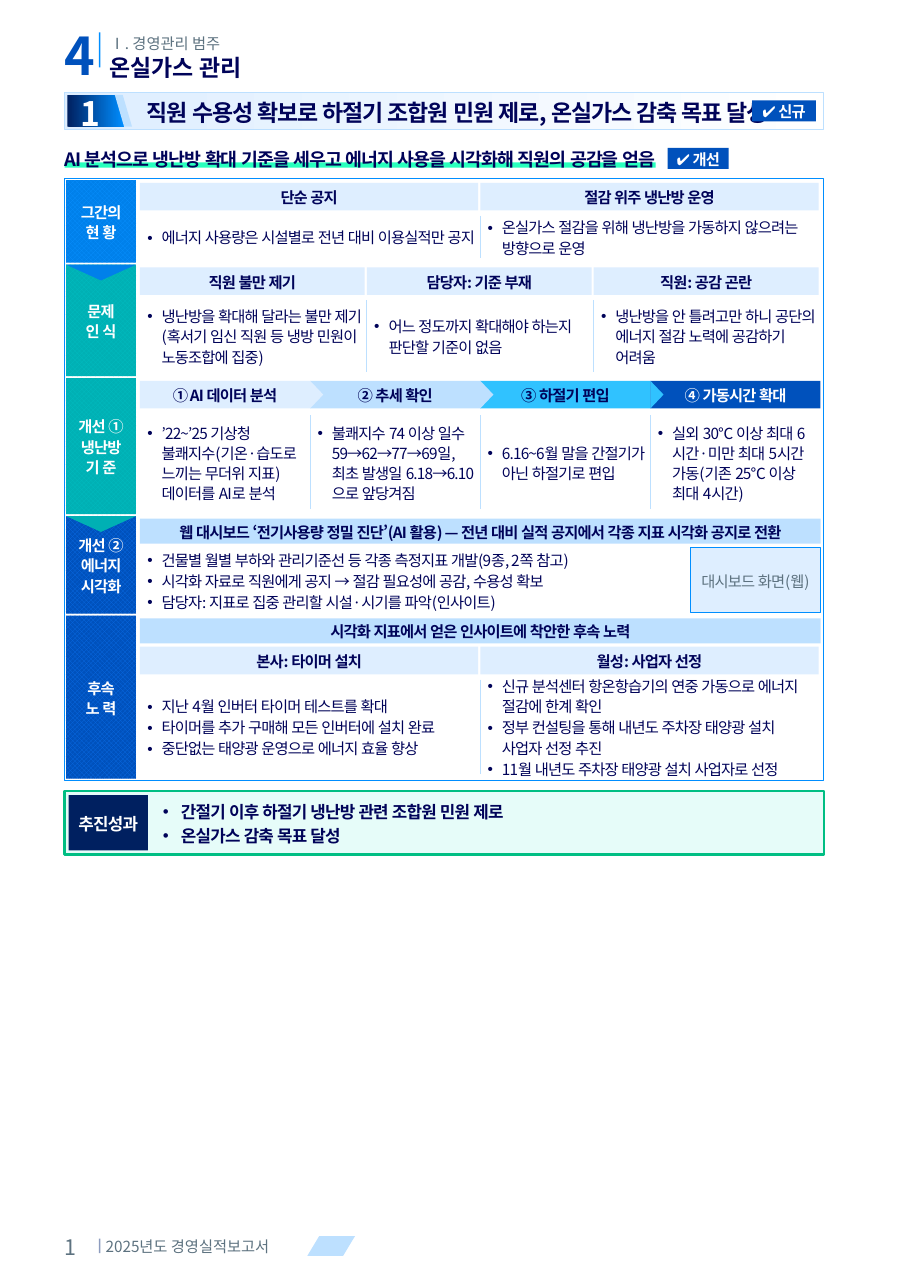
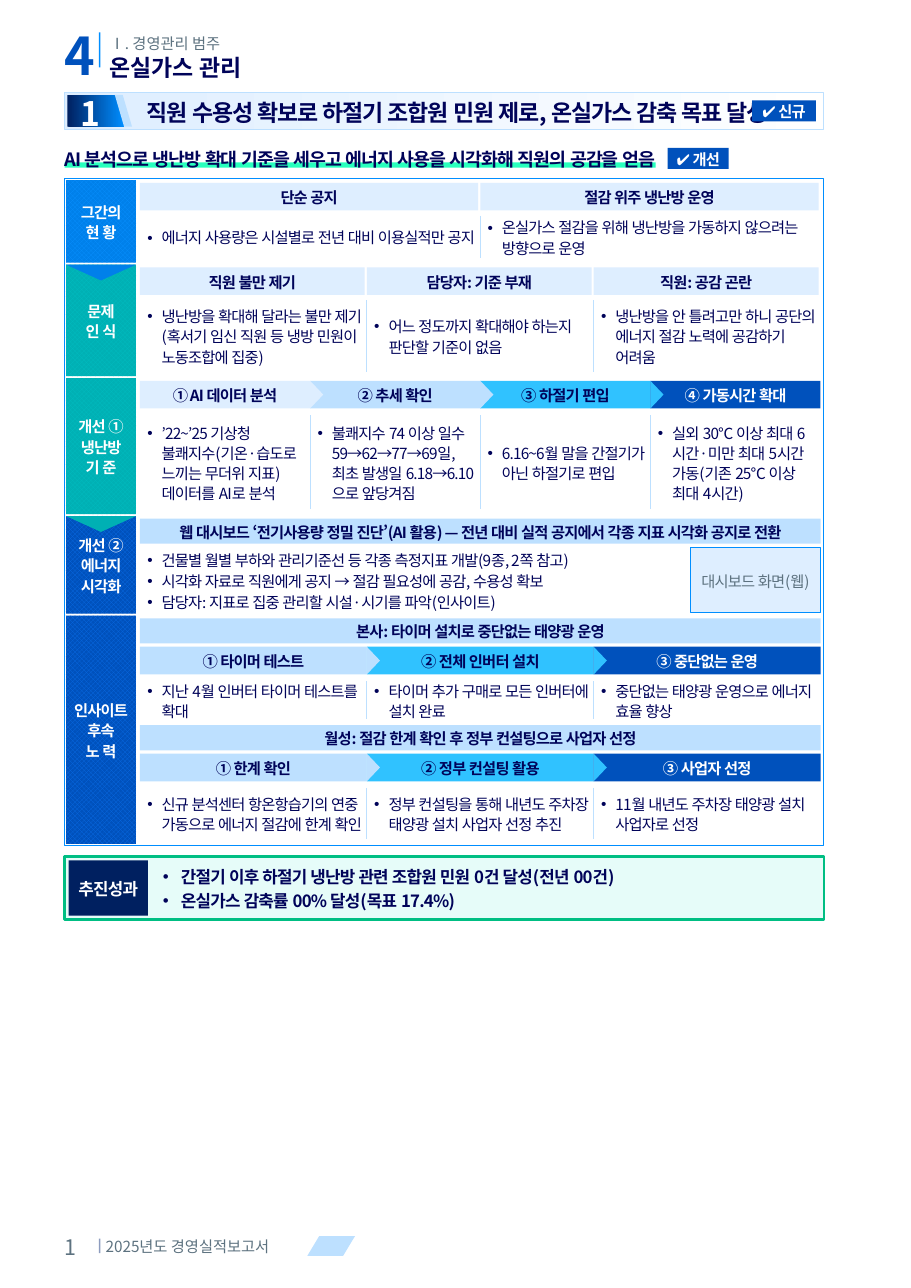
Before and after one commit to khjlsi-creator/claude, a slide deck: slide 1 of korad-경영평가-ppt/KORAD_경영평가_온실가스_수용성_A4세로.pptx. Drawn at 911x1288 pixels with LibreOffice and Linux fonts; fonts in the diff are those of the drawing. Boxes give left, top, right and bottom in pixels: in the first picture for what was removed or moved away, otherwise in the second. Text is boxed around its words. In the diff, an @@ line names an element or a change of style, - is before the commit and + after.

```diff
--- a/korad-경영평가-ppt/KORAD_경영평가_온실가스_수용성_A4세로.pptx
+++ b/korad-경영평가-ppt/KORAD_경영평가_온실가스_수용성_A4세로.pptx
@@ rectangle: place and size @@
-rectangle at [65,178,824,781]
+rectangle at [65,178,824,846]
@@ rectangle "인사이트": place and size @@
-rectangle "인사이트" at [66,616,137,779]
+rectangle "인사이트" at [66,616,137,844]
@@ text in rectangle at [356,624,604,639]: text changed @@
-시각화 지표에서 얻은 인사이트에 착안한 후속 노력
+본사: 타이머 설치로 중단없는 태양광 운영
@@ rectangle "① 타이머 테스트": place and size @@
-rectangle "① 타이머 테스트" at [140,647,478,674]
+rectangle "① 타이머 테스트" at [140,647,367,674]
@@ rectangle "① 타이머 테스트" at [140,647,367,674]: fill #DEEEFF to #BDE0FF @@
@@ text in rectangle at [203,654,305,669]: text changed @@
-본사: 타이머 설치
+① 타이머 테스트
@@ rectangle added at [367,647,594,674], fill #30C2FF, 10 pt, text #000359, bold @@
+② 전체 인버터 설치
@@ freeform shape added at [367,647,380,674], fill #BDE0FF @@
@@ rectangle added at [594,647,821,674], fill #0051BC, 10 pt, text #FFFFFF, bold @@
+③ 중단없는 운영
@@ freeform shape added at [594,647,607,674], fill #30C2FF @@
@@ line added from (367, 681) to (367, 719), #BDE0FF 0.75 pt @@
@@ text added at [389,684,589,719], 10 pt, text #000359 @@
+• 타이머 추가 구매로 모든 인버터에 설치 완료
@@ text removed at [502,679,799,777] @@
-• 신규 분석센터 항온항습기의 연중 가동으로 에너지 절감에 한계 확인
-• 정부 컨설팅을 통해 내년도 주차장 태양광 설치 사업자 선정 추진
-• 11월 내년도 주차장 태양광 설치 사업자로 선정
@@ line moved from (480, 680) - (480, 774) to (594, 681) - (594, 719) @@
@@ text added at [615,684,813,718], 10 pt, text #000359 @@
+• 중단없는 태양광 운영으로 에너지 효율 향상
@@ text in rectangle at [74,703,128,718]: paragraph added @@
+인사이트
@@ rectangle added at [140,725,821,750], fill #BDE0FF, 10 pt, text #000359, bold @@
+월성: 절감 한계 확인 후 정부 컨설팅으로 사업자 선정
@@ text at [162,720,435,756]: paragraphs removed @@
-• 타이머를 추가 구매해 모든 인버터에 설치 완료
-• 중단없는 태양광 운영으로 에너지 효율 향상
@@ rectangle added at [140,753,367,781], fill #BDE0FF, 10 pt, text #000359, bold @@
+① 한계 확인
@@ rectangle added at [367,753,594,781], fill #30C2FF, 10 pt, text #000359, bold @@
+② 정부 컨설팅 활용
@@ freeform shape added at [367,753,380,781], fill #BDE0FF @@
@@ rectangle "③ 사업자 선정": place and size @@
-rectangle "③ 사업자 선정" at [480,647,818,674]
+rectangle "③ 사업자 선정" at [594,753,821,781]
@@ rectangle "③ 사업자 선정" at [594,753,821,781]: fill #DEEEFF to #0051BC @@
@@ freeform shape added at [594,753,607,781], fill #30C2FF @@
@@ text in rectangle at [663,761,751,776]: text changed; text colour #000359 to #FFFFFF @@
-월성: 사업자 선정
+③ 사업자 선정
@@ text added at [162,797,362,832], 10 pt, text #000359 @@
+• 신규 분석센터 항온항습기의 연중 가동으로 에너지 절감에 한계 확인
@@ line added from (367, 788) to (367, 839), #BDE0FF 0.75 pt @@
@@ text added at [389,797,589,832], 10 pt, text #000359 @@
+• 정부 컨설팅을 통해 내년도 주차장 태양광 설치 사업자 선정 추진
@@ line added from (594, 788) to (594, 839), #BDE0FF 0.75 pt @@
@@ text added at [615,797,805,832], 10 pt, text #000359 @@
+• 11월 내년도 주차장 태양광 설치 사업자로 선정
@@ rectangle: place and size @@
-rectangle at [65,791,824,854]
+rectangle at [65,857,824,920]
@@ rectangle "추진성과": place and size @@
-rectangle "추진성과" at [68,795,148,850]
+rectangle "추진성과" at [68,860,148,915]
@@ text at [181,868,615,911]: text changed @@
-• 간절기 이후 하절기 냉난방 관련 조합원 민원 제로
-• 온실가스 감축 목표 달성
+• 간절기 이후 하절기 냉난방 관련 조합원 민원 0건 달성(전년 00건)
+• 온실가스 감축률 00% 달성(목표 17.4%)
```
Also in this commit, not shown: 1 other file.
